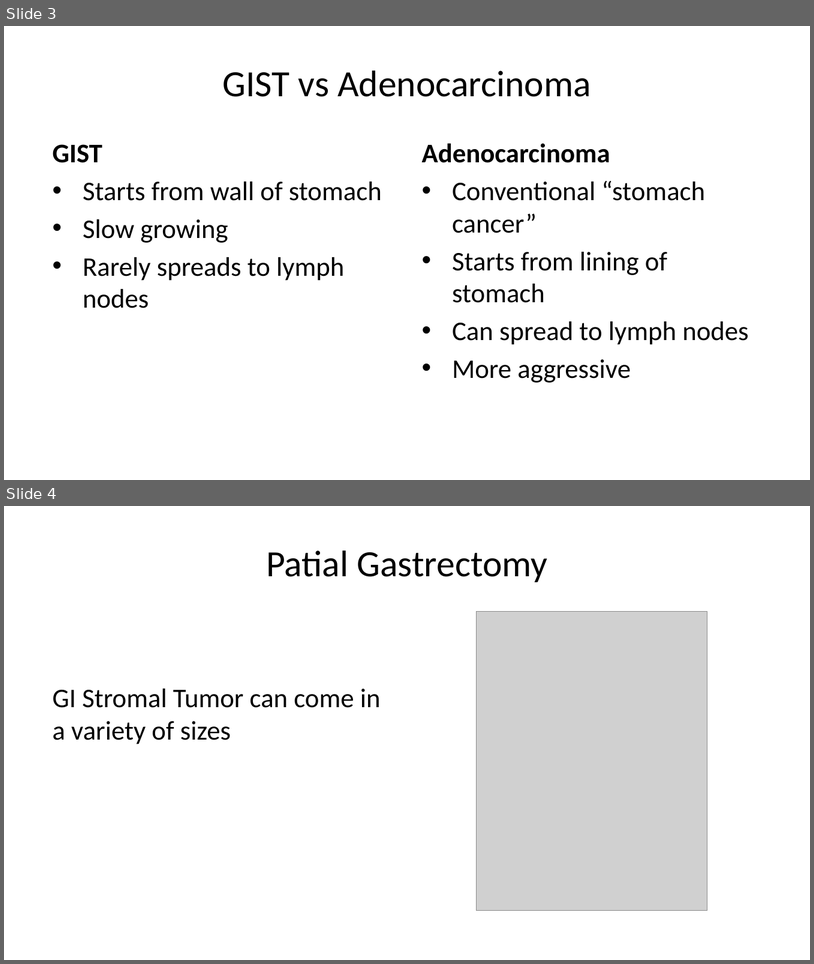
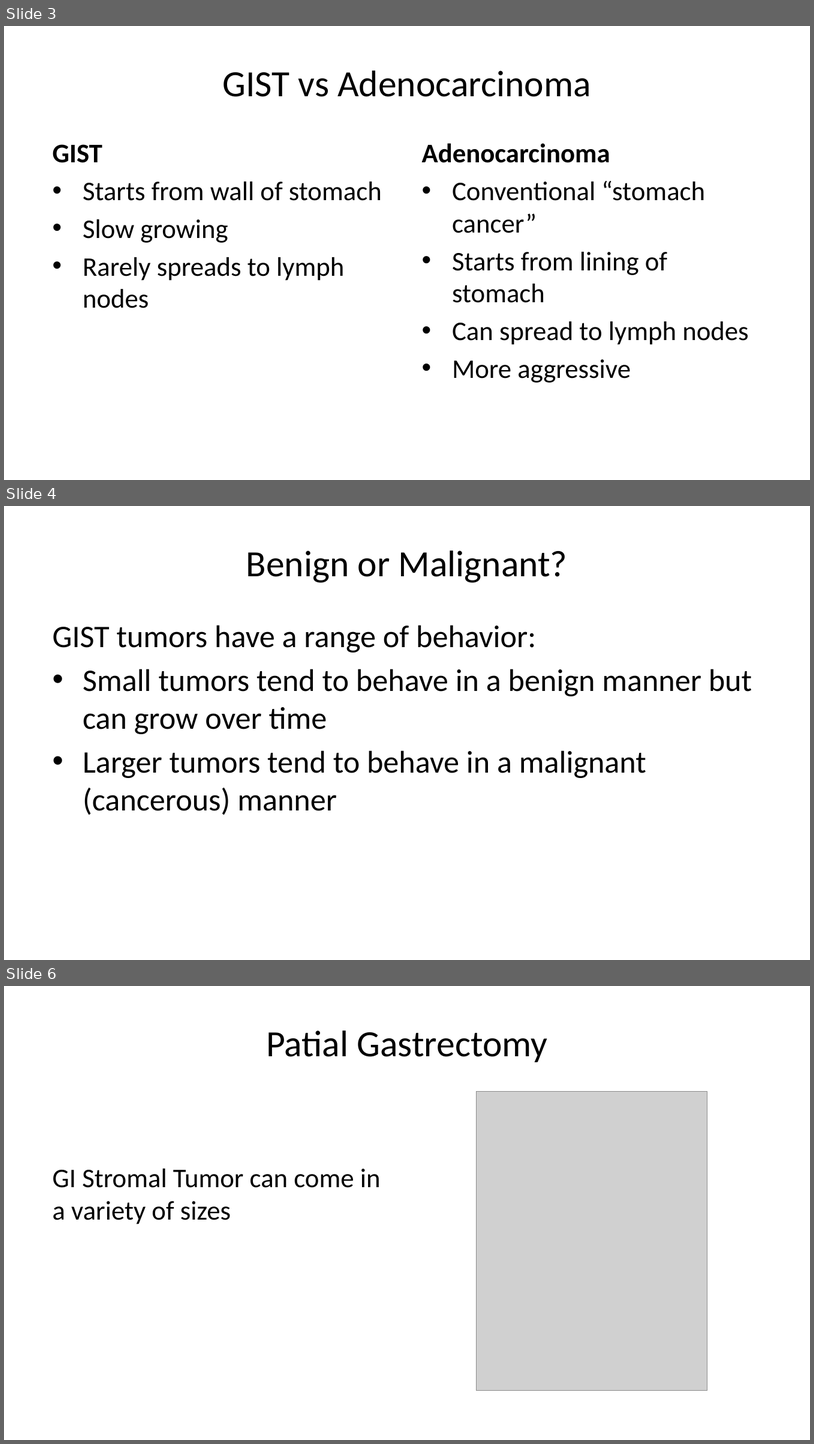
Before and after one commit to jcsalo/patient_education, a slide deck: lci_gist.pptx. Shown one above the other, each under a label of ours: slides 3 and 4 before the commit, slides 3, 4 and 6 after it; the slides between them are not shown. The pictures are 814x964 and 814x1444 pixels, drawn with LibreOffice and Linux fonts; fonts in the diff are those of the drawing; grey boxes stand for pictures. Boxes give left, top, right and bottom in pixels: in the first picture for what was removed or moved away, otherwise in the second. Text is boxed around its words. In the diff, an @@ line names an element or a change of style, - is before the commit and + after.

```diff
--- a/lci_gist.pptx
+++ b/lci_gist.pptx
@@ slide 4 added at [4, 506, 810, 960], background #FFFFFF @@
@@ title added at [246, 550, 567, 583], 33 pt, text #000000 @@
+Benign or Malignant?
@@ text added at [53, 625, 752, 814], 28 pt, text #000000 @@
+GIST tumors have a range of behavior:
+• Small tumors tend to behave in a benign manner but can grow over time
+• Larger tumors tend to behave in a malignant (cancerous) manner
@@ what was slide 4 is now slide 6 @@
```
Also in this commit, not shown: 3 slides changed, 1 other slide added, 52 other files.
